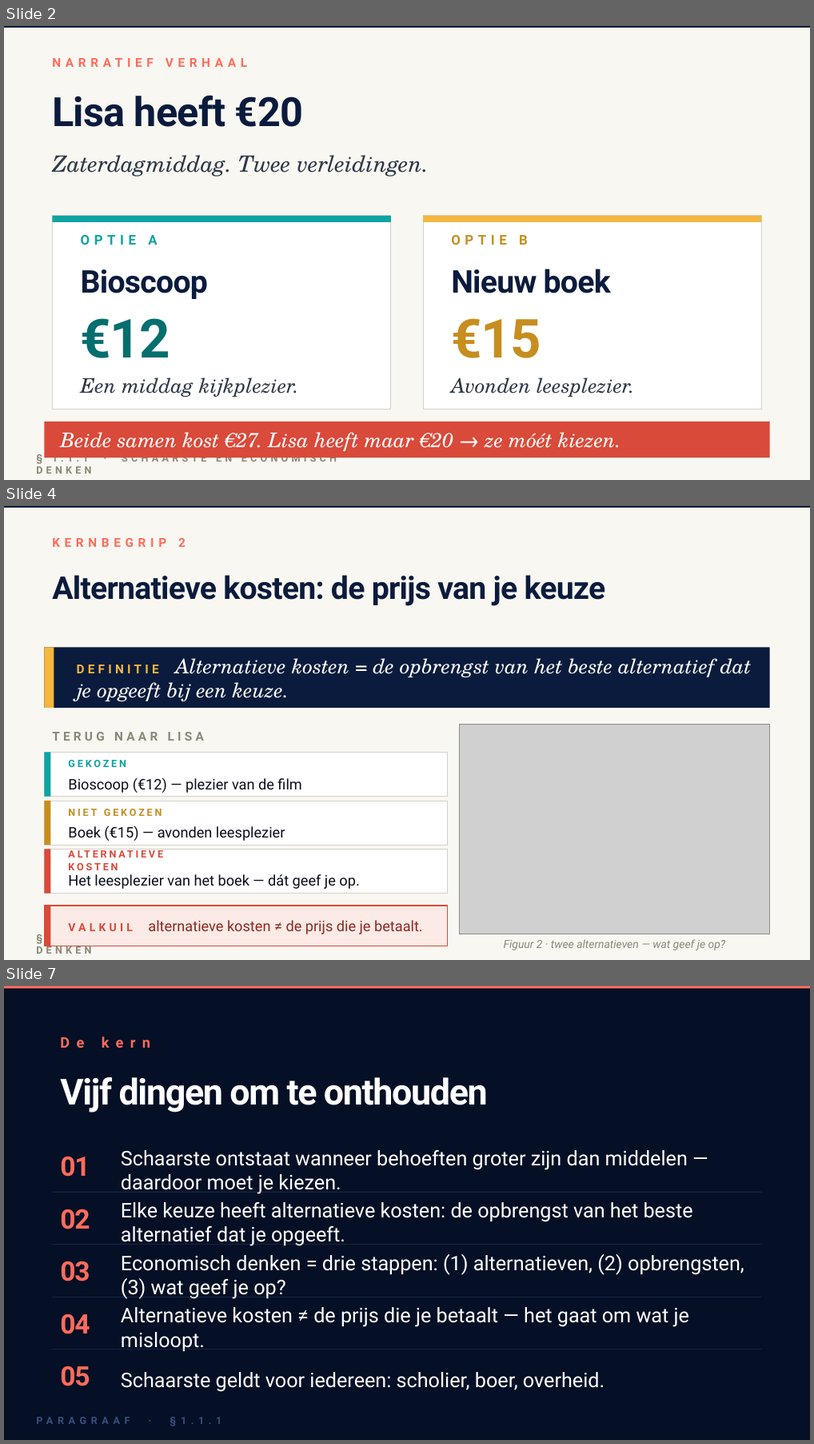
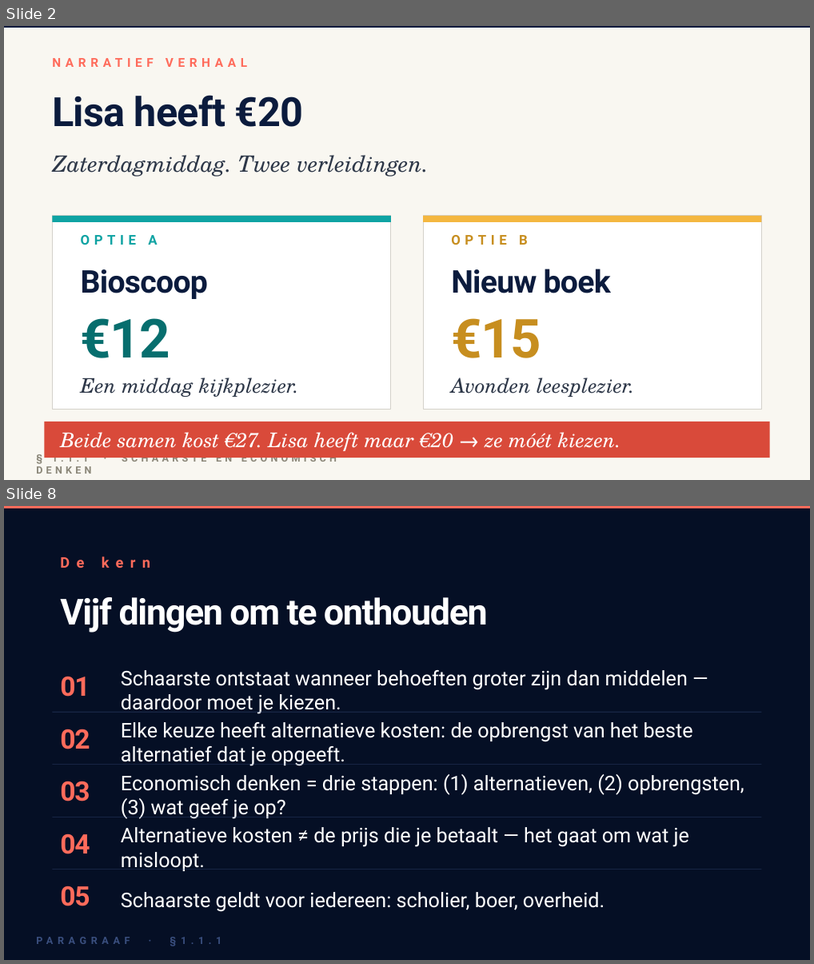
Before and after one commit to meijer1973/4veco-lessen, a slide deck: Boek 1 - Grondslagen, vraag en aanbod/1.1 Hoofdstuk Economisch denken en rekenen/1.1.1 Schaarste en economisch denken/1.1.1 Schaarste en economisch denken – presentatie.pptx. Shown one above the other, each under a label of ours: slides 2, 4 and 7 before the commit, slides 2 and 8 after it; the slides between them are not shown. The pictures are 814x1444 and 814x964 pixels, drawn with LibreOffice and Linux fonts; fonts in the diff are those of the drawing; grey boxes stand for pictures. Boxes give left, top, right and bottom in pixels: in the first picture for what was removed or moved away, otherwise in the second. Text is boxed around its words. In the diff, an @@ line names an element or a change of style, - is before the commit and + after.

```diff
--- a/Boek 1 - Grondslagen, vraag en aanbod/1.1 Hoofdstuk Economisch denken en rekenen/1.1.1 Schaarste en economisch denken/1.1.1 Schaarste en economisch denken – presentatie.pptx
+++ b/Boek 1 - Grondslagen, vraag en aanbod/1.1 Hoofdstuk Economisch denken en rekenen/1.1.1 Schaarste en economisch denken/1.1.1 Schaarste en economisch denken – presentatie.pptx
@@ slide 4 removed at box(4, 506, 810, 960), background #F9F7F1; not listed: 2 template elements that a slide beside it also shows @@
@@ text removed at box(52, 538, 186, 547) @@
-KERNBEGRIP 2
@@ text removed at box(52, 575, 606, 606) @@
-Alternatieve kosten: de prijs van je keuze
@@ rectangle removed at box(44, 647, 770, 708) @@
@@ rectangle removed at box(44, 647, 54, 708) @@
@@ text removed at box(77, 658, 752, 701) @@
-DEFINITIE Alternatieve kosten = de opbrengst van het beste alternatief dat je opgeeft bij een keuze.
@@ text removed at box(52, 732, 204, 740) @@
-TERUG NAAR LISA
@@ picture removed at box(460, 724, 770, 933) @@
@@ rectangle removed at box(44, 752, 447, 796) @@
@@ rectangle removed at box(44, 752, 50, 796) @@
@@ text removed at box(68, 760, 126, 767) @@
-GEKOZEN
@@ text removed at box(68, 777, 302, 792) @@
-Bioscoop (€12) — plezier van de film
@@ rectangle removed at box(44, 800, 447, 844) @@
@@ rectangle removed at box(44, 800, 50, 844) @@
@@ text removed at box(68, 808, 162, 816) @@
-NIET GEKOZEN
@@ text removed at box(68, 825, 286, 840) @@
-Boek (€15) — avonden leesplezier
@@ rectangle removed at box(44, 848, 447, 893) @@
@@ rectangle removed at box(44, 848, 50, 893) @@
@@ text removed at box(68, 863, 118, 870) @@
-ALTERNATIEVE KOSTEN
@@ text removed at box(68, 874, 359, 888) @@
-Het leesplezier van het boek — dát geef je op.
@@ rectangle removed at box(44, 905, 447, 945) @@
@@ rectangle removed at box(44, 905, 50, 945) @@
@@ text removed at box(68, 920, 423, 934) @@
-VALKUIL alternatieve kosten ≠ de prijs die je betaalt.
@@ text removed at box(504, 939, 726, 950) @@
-Figuur 2 · twee alternatieven — wat geef je op?
@@ what was slide 7 is now slide 8 @@
```
Also in this commit, not shown: 2 slides changed, 3 slides added, 1 other slide removed, 26 other files.
